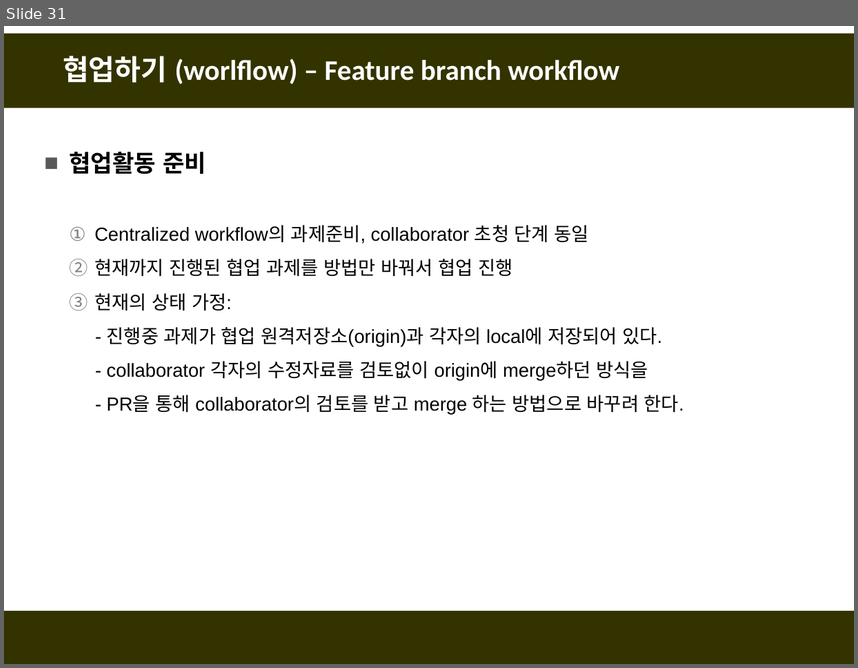
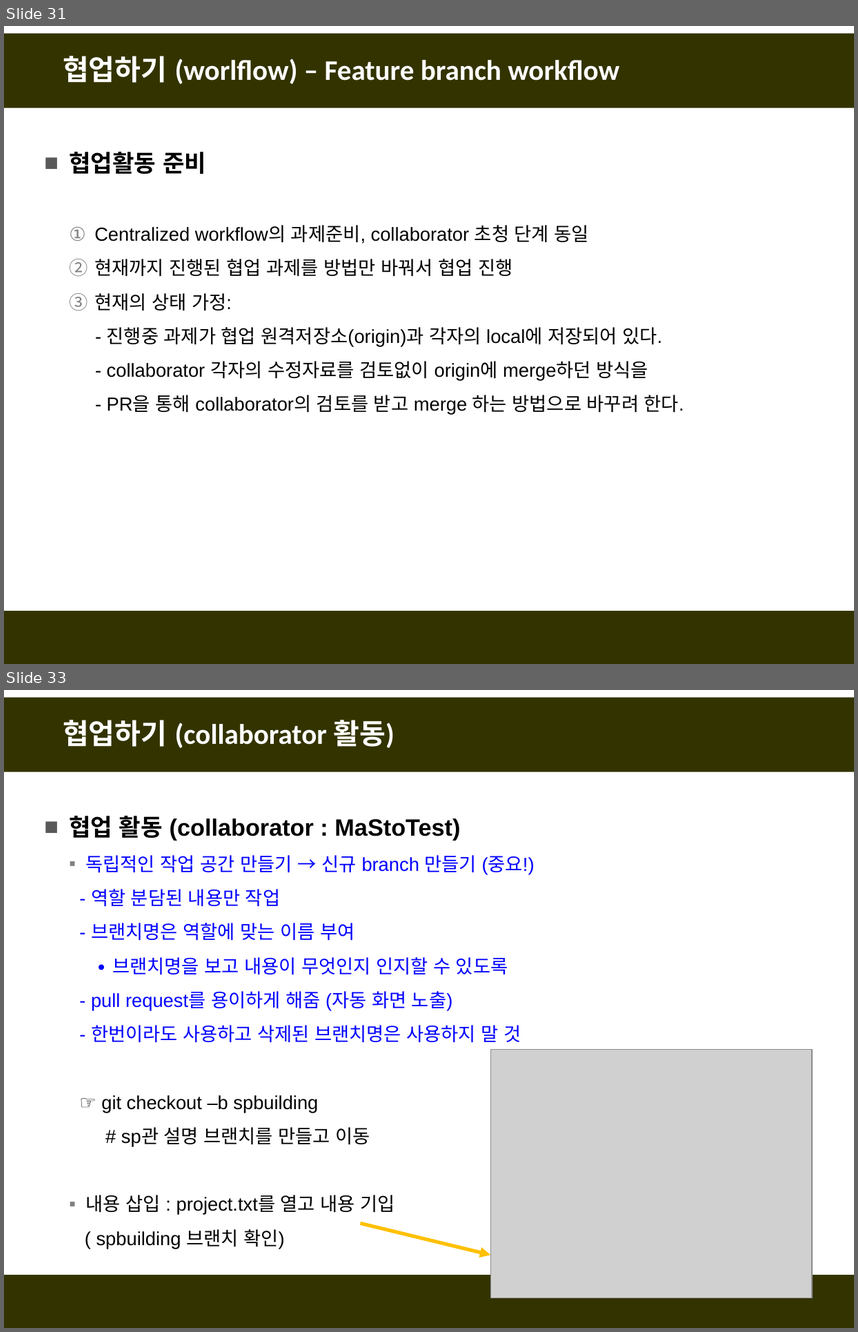
Before and after one commit to fasthill/github-lecture, a slide deck: git및github첫걸음4-협업하기.pptx. Shown one above the other, each under a label of ours: slide 31 before the commit, slides 31 and 33 after it; the slides between them are not shown. The pictures are 858x668 and 858x1332 pixels, drawn with LibreOffice and Linux fonts; fonts in the diff are those of the drawing; grey boxes stand for pictures. Boxes give left, top, right and bottom in pixels: in the first picture for what was removed or moved away, otherwise in the second. Text is boxed around its words. In the diff, an @@ line names an element or a change of style, - is before the commit and + after.

```diff
--- a/git및github첫걸음4-협업하기.pptx
+++ b/git및github첫걸음4-협업하기.pptx
@@ slide 33 added at <box>4,690,854,1328</box>, background #FFFFFF; not listed: 2 template elements that a slide beside it also shows @@
@@ title added at <box>63,720,394,748</box>, 24 pt, text #FFFFFF, bold @@
+협업하기 (collaborator 활동)
@@ text added at <box>69,816,535,1249</box>, 16 pt, text #0000FF @@
+■ 협업 활동 (collaborator : MaStoTest)
+  ▪ 독립적인 작업 공간 만들기 → 신규 branch 만들기 (중요!)
+  - 역할 분담된 내용만 작업
+  - 브랜치명은 역할에 맞는 이름 부여
+  ∙ 브랜치명을 보고 내용이 무엇인지 인지할 수 있도록
+  - pull request를 용이하게 해줌 (자동 화면 노출)
+  - 한번이라도 사용하고 삭제된 브랜치명은 사용하지 말 것
+  ☞ git checkout –b spbuilding
+  # sp관 설명 브랜치를 만들고 이동
+  ▪ 내용 삽입 : project.txt를 열고 내용 기입
+  ( spbuilding 브랜치 확인)
@@ picture added at <box>490,1049,811,1298</box> @@
@@ arrow added from (360, 1223) to (490, 1254), #FFC000 3 pt @@
```
Also in this commit, not shown: 36 other slides added.
